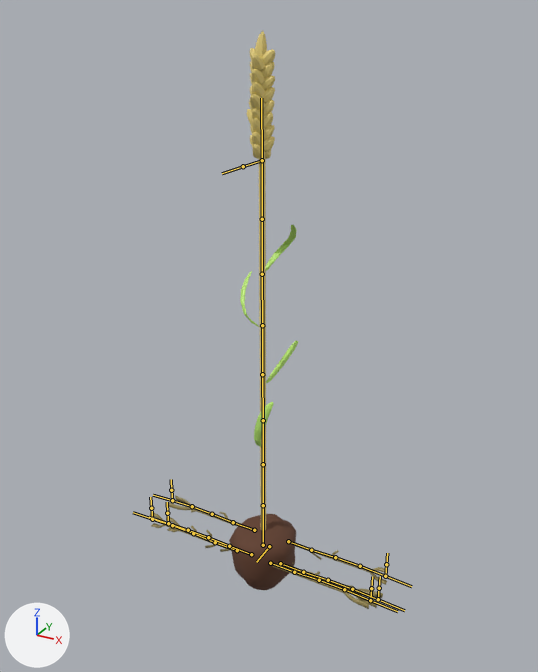
Before and after pictures for a commit that changed the FBX model Assets/Models/player.fbx.
Rendered twice from a 50 mm camera at (1.93, -3.43, 3.22) aimed at (-0.01, 0.09, 1.46). The axes (+X, +Y, +Z) are drawn at lower left. The lights are the same throughout. The bones that bend it are drawn over the model as lines.

The first picture shows 'dirt clump', 'roots', 'stalk.033', 'stalk.034', 'stalk.035', 'stalk.036', 'stalk.037'.
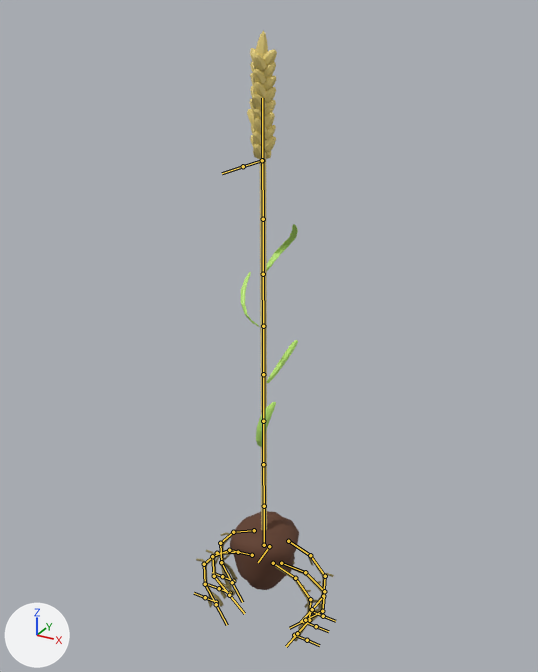
Commit message: True idle pose

The newer file adds an action. The first version stands in its rest pose; the second is drawn at frame 1 of the action 'legs rig|idle state'.

Boxes (x1, y1, x2, y2) around the edits, measured in the pictures (538 x 672 px):
'stalk.033', posed (7% wider): before (247, 31, 275, 531); after (247, 30, 277, 530)
'roots', posed (42% narrower): before (150, 495, 388, 609); after (196, 531, 334, 641)
'dirt clump', posed: before (229, 514, 296, 590); after (230, 511, 299, 590)
'stalk.034', posed: before (254, 402, 273, 447); after (256, 402, 276, 447)
'stalk.037', posed: before (266, 225, 297, 271); after (267, 224, 298, 271)
'stalk.035', posed: before (266, 341, 298, 383); after (267, 340, 298, 383)
'stalk.036', posed: before (240, 271, 260, 327); after (241, 272, 260, 327)
bone 'Bone.038', root to tip: before (269, 546) to (256, 562); after (269, 546) to (258, 562)
bone 'Bone', root to tip: before (254, 530) to (233, 522); after (254, 530) to (233, 532)
bone 'Bone.002', root to tip: before (233, 522) to (212, 514); after (233, 532) to (220, 543)
bone 'Bone.001', root to tip: before (212, 514) to (192, 506); after (220, 543) to (221, 562)
bone 'Bone.003', root to tip: before (192, 506) to (172, 500); after (221, 562) to (232, 582)
bone 'Bone.005', root to tip: before (237, 550) to (215, 542); after (238, 552) to (217, 553)
bone 'Bone.006', root to tip: before (215, 542) to (193, 533); after (217, 553) to (204, 564)
bone 'Bone.007', root to tip: before (193, 533) to (172, 525); after (204, 564) to (205, 584)
bone 'Bone.008', root to tip: before (172, 525) to (152, 519); after (205, 584) to (216, 604)
bone 'Bone.010', root to tip: before (270, 563) to (294, 572); after (273, 563) to (295, 578)
bone 'Bone.011', root to tip: before (294, 572) to (319, 580); after (295, 578) to (310, 599)
bone 'Bone.012', root to tip: before (319, 580) to (344, 589); after (310, 599) to (309, 620)
bone 'Bone.013', root to tip: before (344, 589) to (370, 600); after (309, 620) to (297, 633)
bone 'Bone.015', root to tip: before (288, 541) to (311, 550); after (288, 541) to (310, 555)
bone 'Bone.016', root to tip: before (311, 550) to (335, 557); after (310, 555) to (325, 576)
bone 'Bone.017', root to tip: before (335, 557) to (360, 566); after (325, 576) to (323, 596)
bone 'Bone.018', root to tip: before (360, 566) to (385, 576); after (323, 596) to (312, 609)
bone 'Bone.020', root to tip: before (280, 563) to (303, 572); after (281, 563) to (305, 572)
bone 'Bone.021', root to tip: before (303, 572) to (328, 580); after (305, 572) to (324, 591)
bone 'Bone.022', root to tip: before (328, 580) to (352, 589); after (324, 591) to (322, 611)
bone 'Bone.023', root to tip: before (352, 589) to (378, 599); after (322, 611) to (305, 620)
bone 'Bone.025', root to tip: before (251, 554) to (229, 546); after (252, 555) to (229, 550)
bone 'Bone.026', root to tip: before (229, 546) to (208, 537); after (229, 550) to (212, 556)
bone 'Bone.027', root to tip: before (208, 537) to (188, 530); after (212, 556) to (214, 576)
bone 'Bone.028', root to tip: before (188, 530) to (168, 523); after (214, 576) to (229, 595)

What the commit changed:
Bone 'Bone.038' (bone_bone_038) turns from (0, 0, 0) to (4, 0, 0) degrees about its own x, y and z.
Bone 'Bone' (bone_bone) turns from (0, 0, 0) to (0, 0, 22) degrees about its own x, y and z.
Bone 'Bone.002' (bone_bone_002) turns from (0, 0, 0) to (0, 0, 32) degrees about its own x, y and z.
Bone 'Bone.001' (bone_bone_001) turns from (0, 0, 0) to (0, 0, 37) degrees about its own x, y and z.
Bone 'Bone.003' (bone_bone_003) turns from (0, 0, 0) to (0, 0, 25) degrees about its own x, y and z.
Bone 'Bone.005' (bone_bone_005) turns from (0, 0, 0) to (0, 0, 22) degrees about its own x, y and z.
Bone 'Bone.006' (bone_bone_006) turns from (0, 0, 0) to (0, 0, 32) degrees about its own x, y and z.
Bone 'Bone.007' (bone_bone_007) turns from (0, 0, 0) to (0, 0, 37) degrees about its own x, y and z.
Bone 'Bone.008' (bone_bone_008) turns from (0, 0, 0) to (0, 0, 25) degrees about its own x, y and z.
Bone 'Bone.010' (bone_bone_010) turns from (0, 0, 0) to (0, 0, 22) degrees about its own x, y and z.
Bone 'Bone.011' (bone_bone_011) turns from (0, 0, 0) to (0, 0, 32) degrees about its own x, y and z.
Bone 'Bone.012' (bone_bone_012) turns from (0, 0, 0) to (0, 0, 37) degrees about its own x, y and z.
Bone 'Bone.013' (bone_bone_013) turns from (0, 0, 0) to (0, 0, 25) degrees about its own x, y and z.
Bone 'Bone.015' (bone_bone_015) turns from (0, 0, 0) to (0, 0, 22) degrees about its own x, y and z.
Bone 'Bone.016' (bone_bone_016) turns from (0, 0, 0) to (0, 0, 32) degrees about its own x, y and z.
Bone 'Bone.017' (bone_bone_017) turns from (0, 0, 0) to (0, 0, 37) degrees about its own x, y and z.
Bone 'Bone.018' (bone_bone_018) turns from (0, 0, 0) to (0, 0, 25) degrees about its own x, y and z.
Bone 'Bone.020' (bone_bone_020) turns from (0, 0, 0) to (0, 0, 6) degrees about its own x, y and z.
Bone 'Bone.021' (bone_bone_021) turns from (0, 0, 0) to (0, 0, 35) degrees about its own x, y and z.
Bone 'Bone.022' (bone_bone_022) turns from (0, 0, 0) to (0, 0, 53) degrees about its own x, y and z.
Bone 'Bone.023' (bone_bone_023) turns from (0, 0, 0) to (0, 0, 38) degrees about its own x, y and z.
Bone 'Bone.025' (bone_bone_025) turns from (0, 0, 0) to (0, 0, 6) degrees about its own x, y and z.
Bone 'Bone.026' (bone_bone_026) turns from (0, 0, 0) to (0, 0, 35) degrees about its own x, y and z.
Bone 'Bone.027' (bone_bone_027) turns from (0, 0, 0) to (0, 0, 53) degrees about its own x, y and z.
Bone 'Bone.028' (bone_bone_028) turns from (0, 0, 0) to (0, 0, 38) degrees about its own x, y and z.
